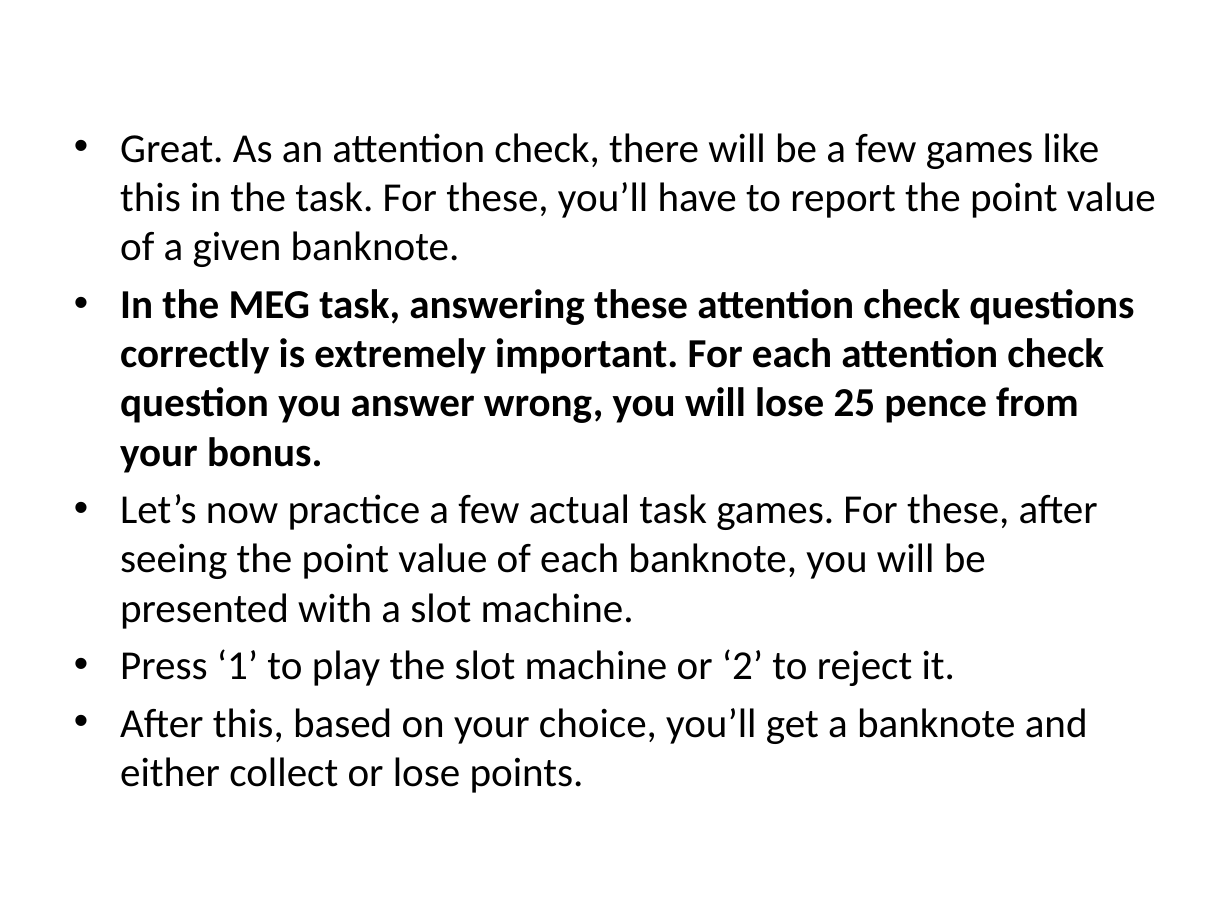
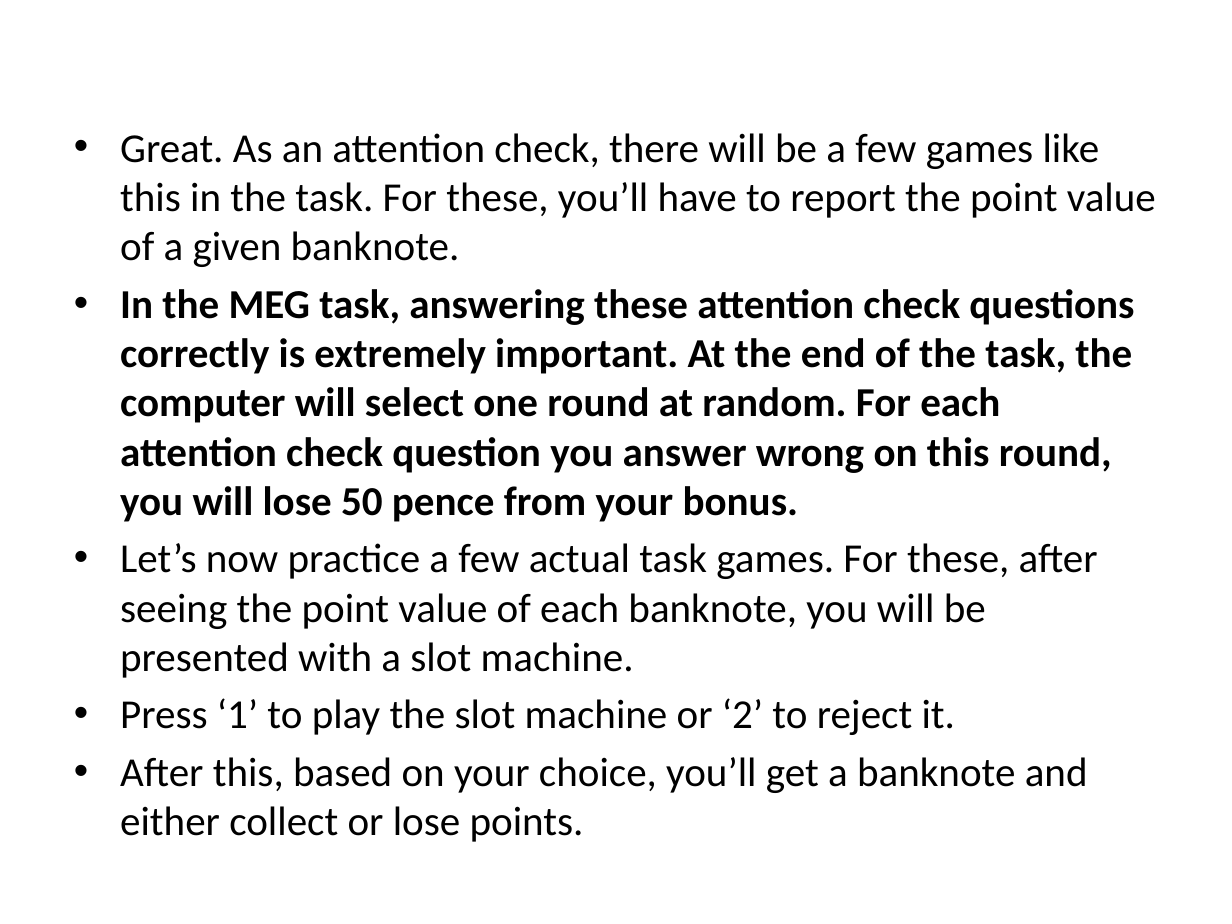
Before and after one commit to evanrussek/Gamble_Task_browser, a slide deck: slide 10 of public/Practice_Task2/Stimuli/uws_instr_slides_ver2.pptx. Drawn at 1232x924 pixels with LibreOffice and Linux fonts; fonts in the diff are those of the drawing. Boxes give left, top, right and bottom in pixels: in the first picture for what was removed or moved away, otherwise in the second. Text is boxed around its words. In the diff, an @@ line names an element or a change of style, - is before the commit and + after.

```diff
--- a/public/Practice_Task2/Stimuli/uws_instr_slides_ver2.pptx
+++ b/public/Practice_Task2/Stimuli/uws_instr_slides_ver2.pptx
@@ text at (120, 289, 1134, 522): text changed @@
-• In the MEG task, answering these attention check questions correctly is extremely important. For each attention check question you answer wrong, you will lose 25 pence from your bonus.
+• In the MEG task, answering these attention check questions correctly is extremely important. At the end of the task, the computer will select one round at random. For each attention check question you answer wrong on this round, you will lose 50 pence from your bonus.
```
Also in this commit, not shown: 1 other slide changed, 26 other files.
